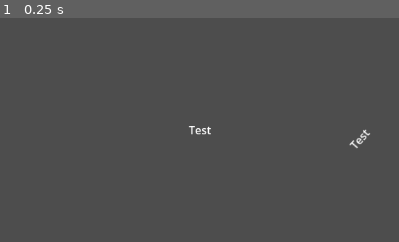
Above: before the commit, frame 1.
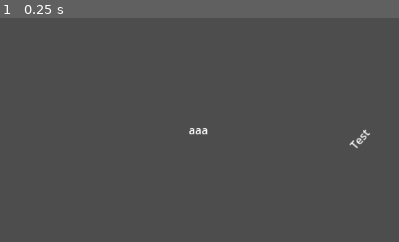
Above: after the commit, the same moment.

Repository: Saftevand/IdleEnergySector
Game: Godot game, scene res://Game.tscn
The game is run twice, just before and just after one commit, with the same random seed, the same clock (stepped at 60 frames per second) and the same inputs.
Inputs:
- Up to frame 1 (0.25 s): no input
The pictures show only the part of the screen within x 12-62%, y 21-71%; the shares and areas given below are measured in that part.

The runs differ from the first frame. In frame 1, 0.1% of the frame differs, in the area x 47-53%, y 48-53%.

Commit message:
test script

Diff:
--- a/project/Game.tscn
+++ b/project/Game.tscn
@@ -1,6 +1,9 @@
-[gd_scene format=3 uid="uid://clxtvk7pdk8tm"]
+[gd_scene load_steps=2 format=3 uid="uid://clxtvk7pdk8tm"]
+
+[ext_resource type="Script" uid="uid://dj2nly4nwwjyq" path="res://game.gd" id="1_wbfu4"]
 
 [node name="Game" type="Node2D"]
+script = ExtResource("1_wbfu4")
 
 [node name="Label" type="Label" parent="."]
 offset_left = 412.0
--- /dev/null
+++ b/project/game.gd
@@ -0,0 +1,15 @@
+extends Node2D
+
+@onready var label: Label = $Label
+@onready var label_2: Label = $Label2
+
+# Called when the node enters the scene tree for the first time.
+func _ready() -> void:
+	label.text = "aaa"
+	await get_tree().create_timer(5).timeout
+	label_2.text = "5555"
+
+
+# Called every frame. 'delta' is the elapsed time since the previous frame.
+func _process(delta: float) -> void:
+	pass
Not shown, added: project/game.gd.uid
